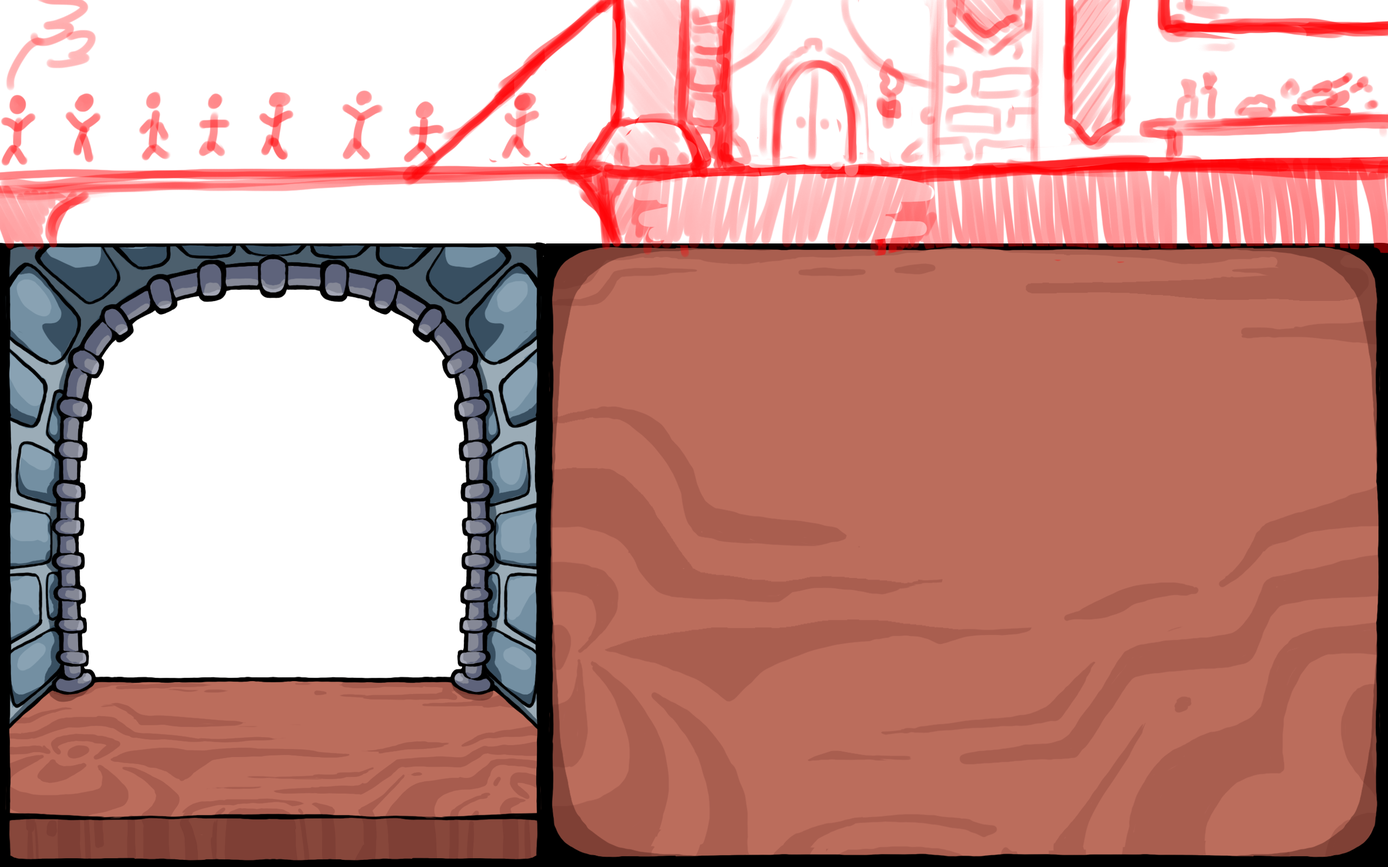
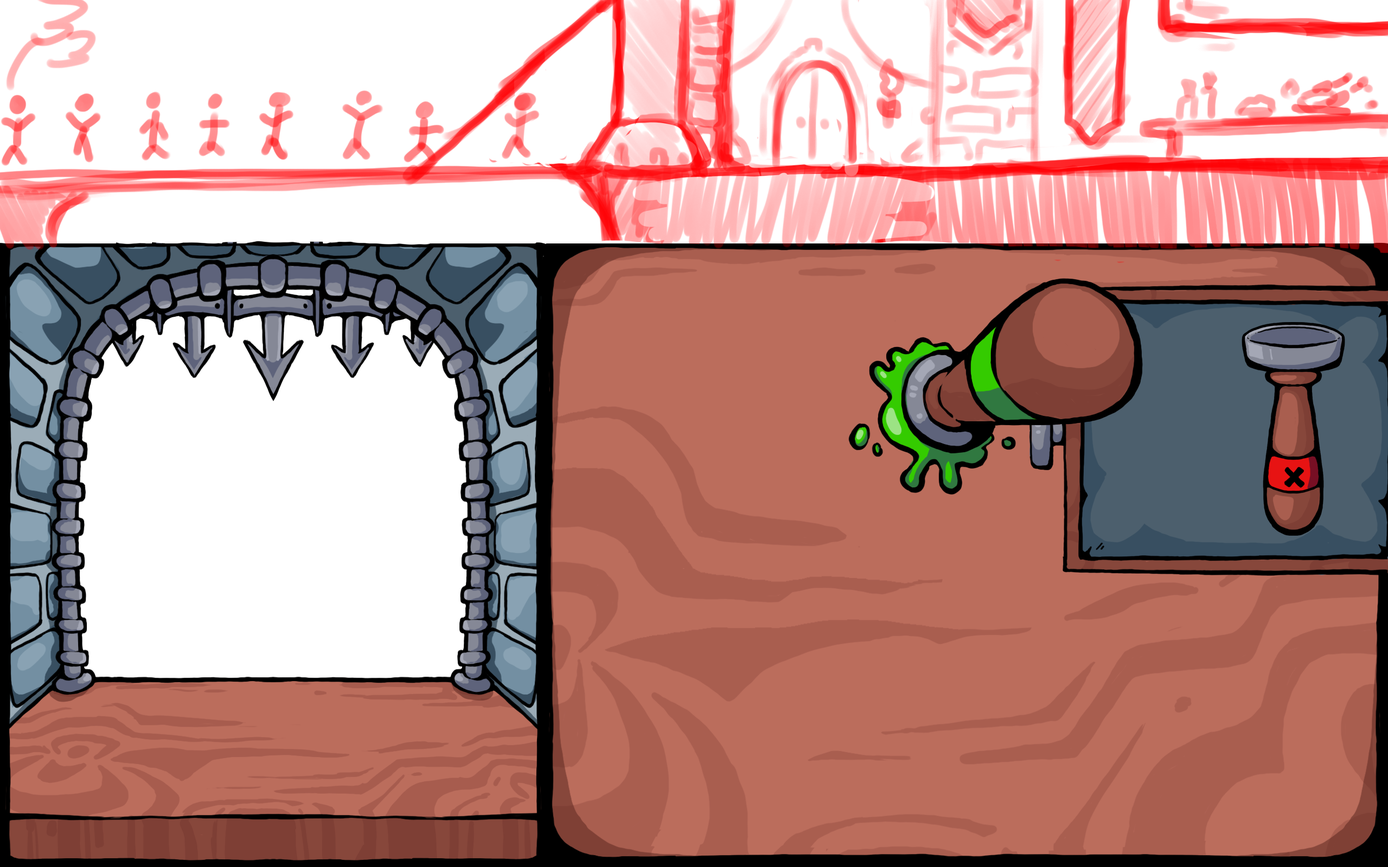
Revision of a layered 1388 × 867 image; what changed, layer by layer:
added group "Held" with 36 layers above "Stamptool" over 848, 278, 1144, 503
added group "Wax" with 2 layers in group "Held" over 848, 320, 1017, 496
added layer "WaxSplashline" in group "Wax" over 848, 320, 1017, 496
added layer "Line" in group "Held" over 900, 278, 1144, 454
added group "Correct" with 11 layers in group "Held" over 851, 324, 1039, 496
added group "WaxSplash" (3rd of 4, in "Held" › "Correct") with 3 layers in group "Correct" over 851, 341, 1014, 492
added layer "WaxSplash" (4th of 4, in "Held" › "Correct" › "WaxSplash") in group "WaxSplash" over 851, 341, 1014, 492
added group "Wood" (1st of 2, in "Held") with 3 layers in group "Held" over 921, 280, 1139, 431
added layer "Flats" (1st of 2, in "Held" › "Wood") in group "Wood" over 921, 280, 1139, 431
added group "Stamptool" with 18 layers above "Headersketches" over 1241, 322, 1345, 536
added group "Headersketches" with 3 layers above "Layer 4" over 112, 240, 1388, 576
added group "Drawer" with 15 layers above "Table" over 1027, 279, 1388, 576
added layer "Lines" (2nd of 2, in "Drawer") in group "Drawer" over 1027, 284, 1388, 576
added group "Edges" with 2 layers in group "Drawer" over 1056, 279, 1388, 576
added layer "Grain" (1st of 2, in "Drawer" › "Edges") in group "Edges" over 1056, 279, 1388, 576
added layer "Edgeflats" in group "Edges" over 1063, 284, 1388, 576
added group "Middle" with 2 layers in group "Drawer" over 1074, 285, 1388, 576
added layer "Shadows" in group "Middle" over 1075, 295, 1388, 567
added layer "MiddleFlats" in group "Middle" over 1074, 285, 1388, 576
added group "Portcullis" (1st of 2) with 2 layers above "Layer 6" over 112, 240, 434, 402
added layer "Portcullis Lineart" in group "Portcullis" over 112, 240, 434, 402
added layer "Portcullis" (2nd of 2, in "Portcullis") in group "Portcullis" over 112, 240, 434, 400
…and 34 more changes (33 added, 1 painted, 1 stack)
